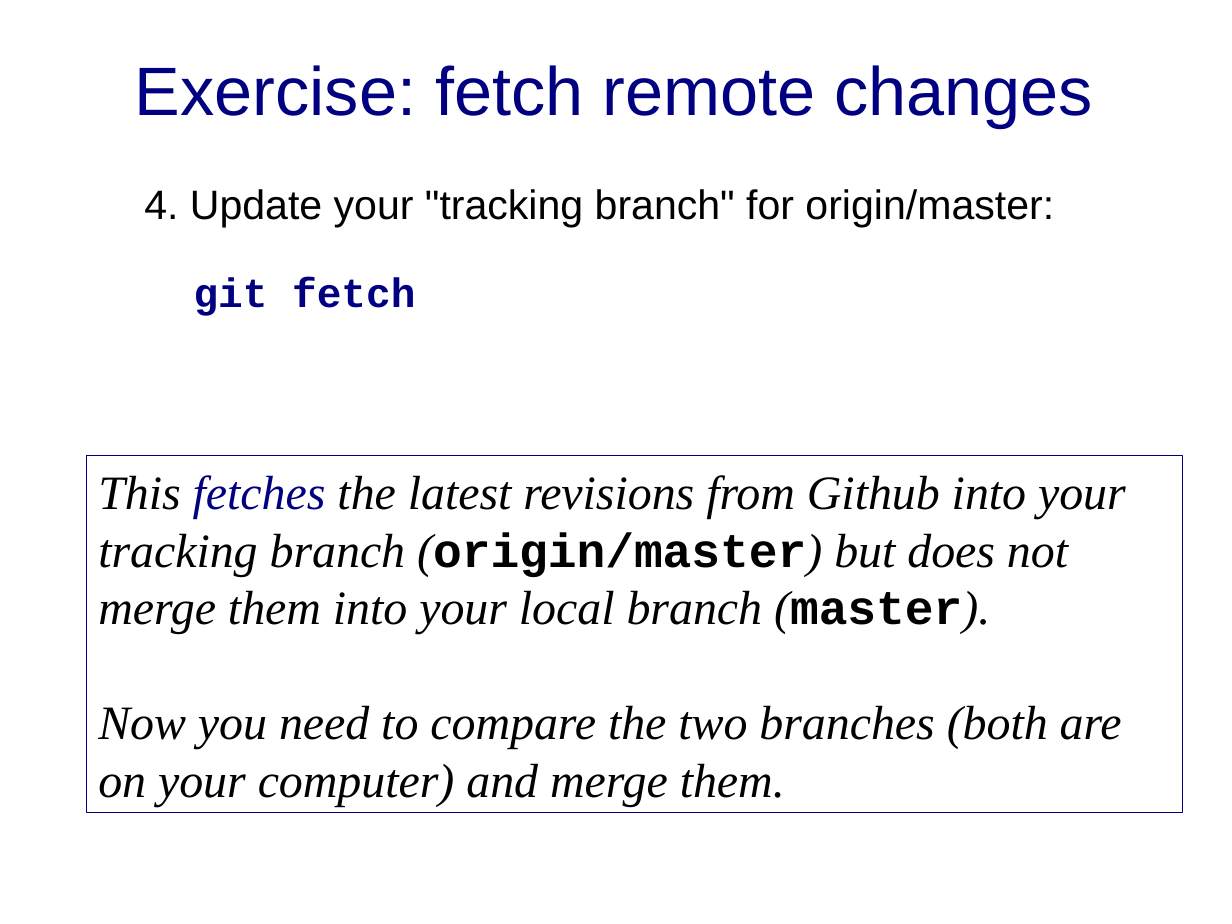
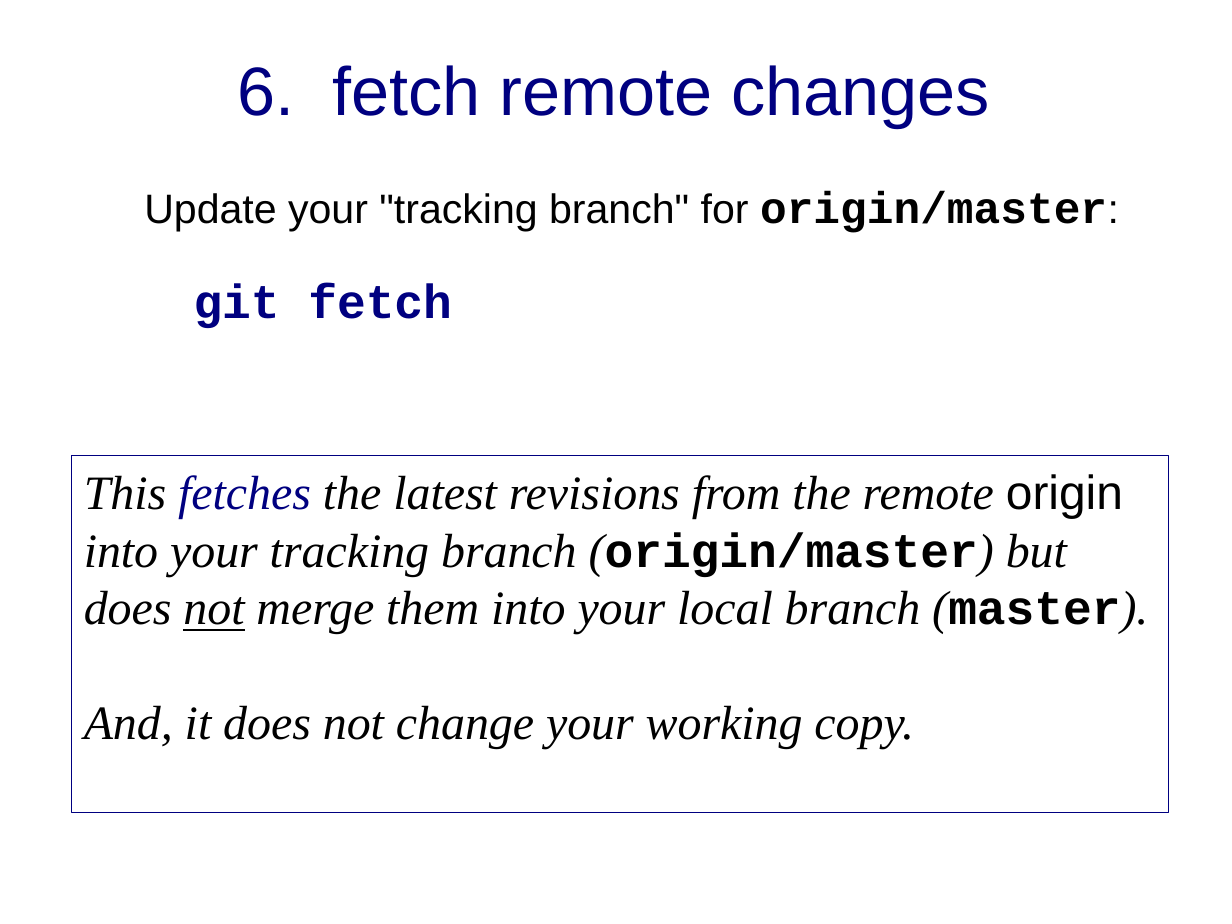
Before and after one commit to cpske/ISP, a slide deck: slide 8 of git/Merge-and-Conflict-Practice.ppt (slide 7 before the commit). Drawn at 1232x924 pixels with LibreOffice and Linux fonts; fonts in the diff are those of the drawing. Boxes give left, top, right and bottom in pixels: in the first picture for what was removed or moved away, otherwise in the second. Text is boxed around its words. In the diff, an @@ line names an element or a change of style, - is before the commit and + after.

Commit message:
update merge exercise

```diff
--- a/git/Merge-and-Conflict-Practice.ppt
+++ b/git/Merge-and-Conflict-Practice.ppt
@@ title at (238, 65, 990, 128): text changed @@
-Exercise: fetch remote changes
+6. fetch remote changes
@@ text at (144, 191, 1107, 233): text changed @@
-4. Update your "tracking branch" for origin/master:
+Update your "tracking branch" for origin/master:
@@ text at (194, 284, 452, 328): size 24 to 28 pt in "git fetch" @@
@@ rectangle "This fetches the latest revisions ...": place and size @@
-rectangle "This fetches the latest revisions ..." at (86, 456, 1183, 813)
+rectangle "This fetches the latest revisions ..." at (71, 456, 1168, 813)
@@ text in rectangle at (84, 474, 1148, 749): text changed @@
-This fetches the latest revisions from Github into your tracking branch (origin/master) but does not merge them into your local branch (master).
-Now you need to compare the two branches (both are on your computer) and merge them.
+This fetches the latest revisions from the remote origin into your tracking branch (origin/master) but does not merge them into your local branch (master).
+And, it does not change your working copy.
```
Also in this commit, not shown: 9 other slides changed, 3 slides added, 1 other file.
